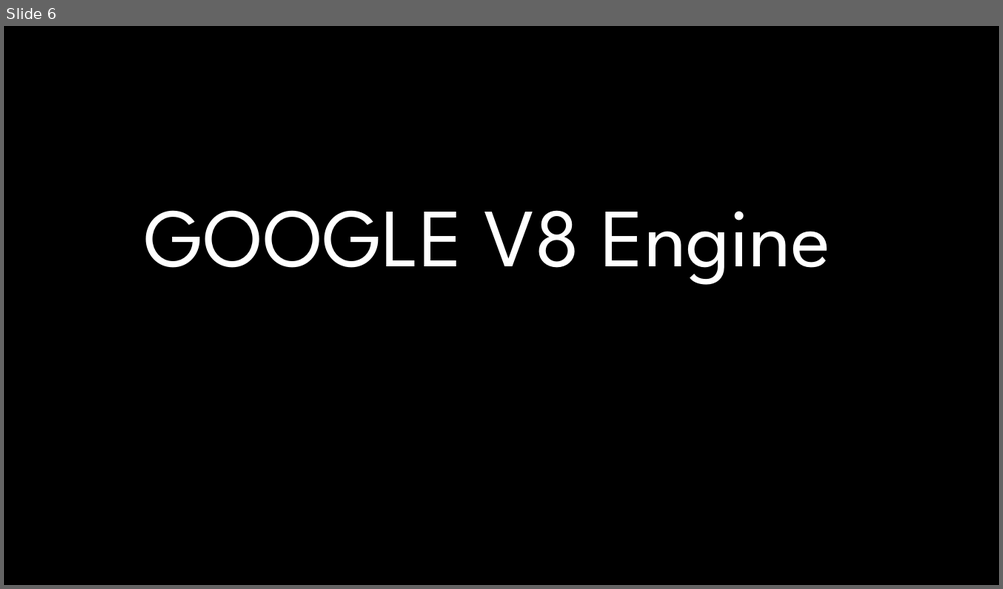
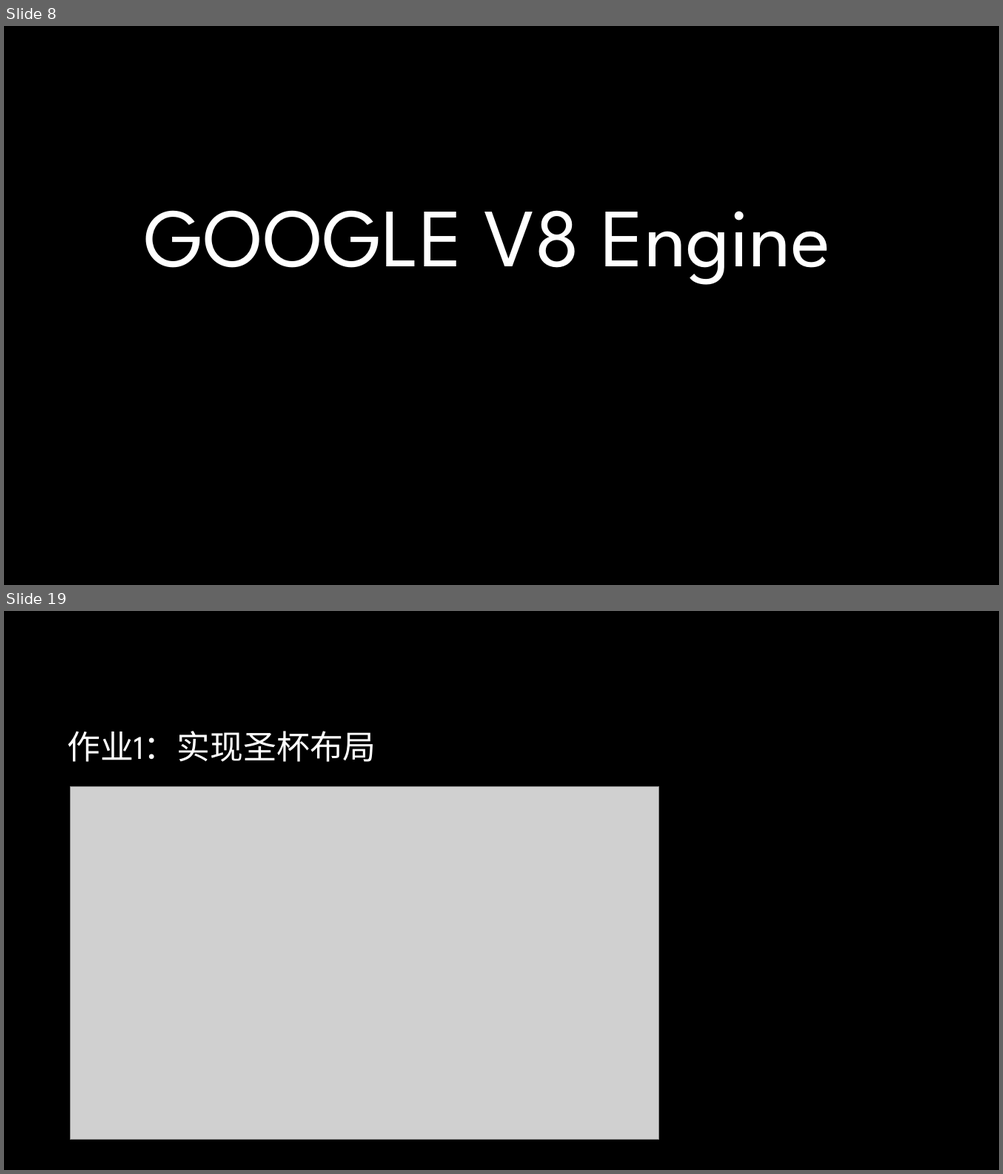
Before and after one commit to lee813/ECVFrontend, a slide deck: 前端课程.pptx. Shown one above the other, each under a label of ours: slide 6 before the commit, slides 8 and 19 after it; the slides between them are not shown. The pictures are 1003x589 and 1003x1174 pixels, drawn with LibreOffice and Linux fonts; fonts in the diff are those of the drawing; grey boxes stand for pictures; background and template pictures are left out. Boxes give left, top, right and bottom in pixels: in the first picture for what was removed or moved away, otherwise in the second. Text is boxed around its words. In the diff, an @@ line names an element or a change of style, - is before the commit and + after.

```diff
--- a/前端课程.pptx
+++ b/前端课程.pptx
@@ slide 19 added at (x1=4, y1=611, x2=999, y2=1170), background #000000 @@
@@ title added at (x1=68, y1=731, x2=376, y2=762), 32 pt, text #FFFFFF @@
+作业1：实现圣杯布局
@@ picture added at (x1=70, y1=787, x2=659, y2=1140) @@
@@ what was slide 6 is now slide 8 @@
```
Also in this commit, not shown: 14 slides changed, 36 other slides added, 1 slide removed, 1 other file.
